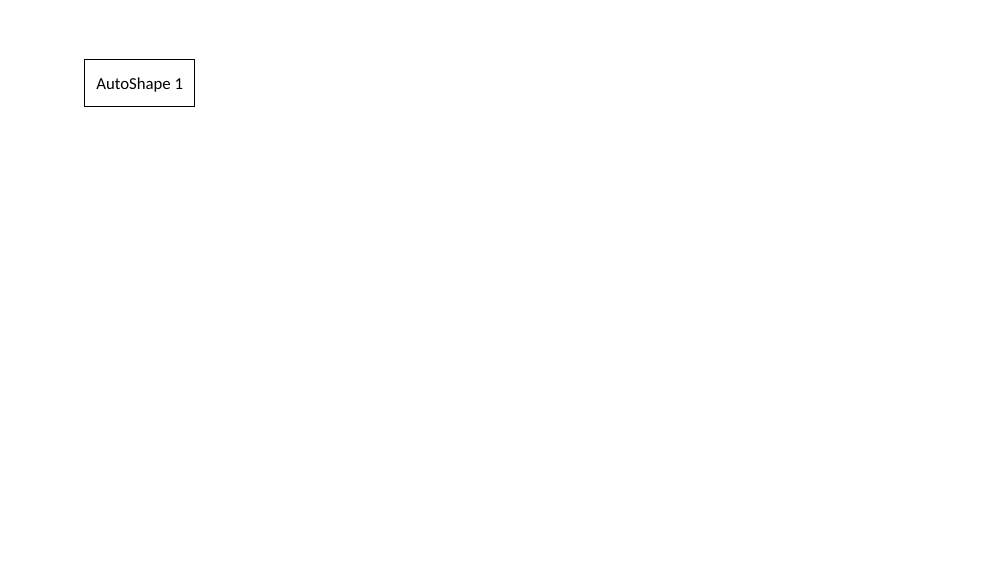
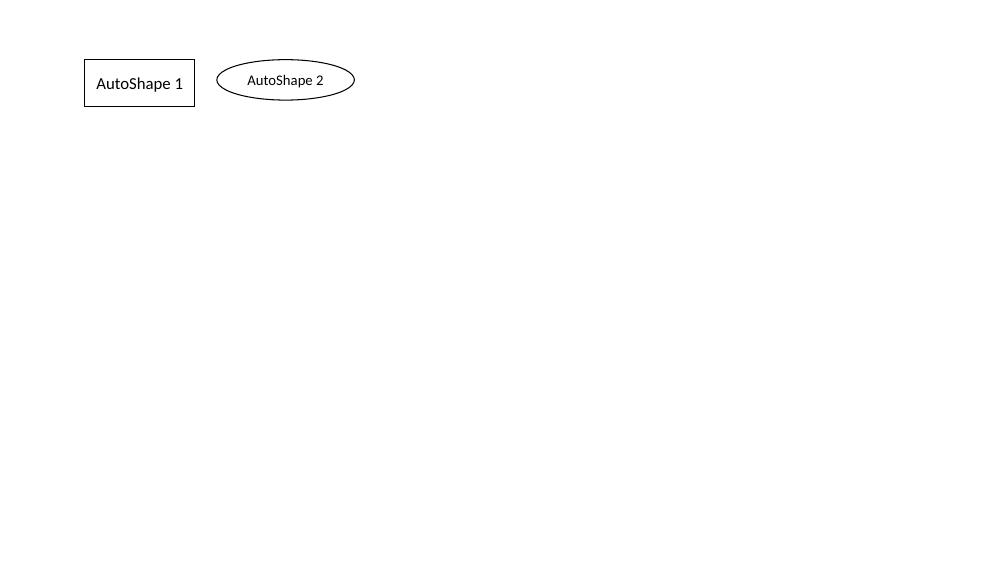
Before and after one commit to ShapeCrawler/ShapeCrawler, a slide deck: slide 1 of ShapeCrawler.Tests/Resource/autoshape/autoshape-case011_save-as-png.pptx. Drawn at 1008x567 pixels with LibreOffice and Linux fonts; fonts in the diff are those of the drawing. Boxes give left, top, right and bottom in pixels: in the first picture for what was removed or moved away, otherwise in the second. Text is boxed around its words. In the diff, an @@ line names an element or a change of style, - is before the commit and + after.

```diff
--- a/ShapeCrawler.Tests/Resource/autoshape/autoshape-case011_save-as-png.pptx
+++ b/ShapeCrawler.Tests/Resource/autoshape/autoshape-case011_save-as-png.pptx
@@ ellipse added at <box>217,60,355,101</box>, outline #000000 1 pt, 14 pt, text #000000 @@
+AutoShape 2
```
Also in this commit, not shown: 1 other file.
